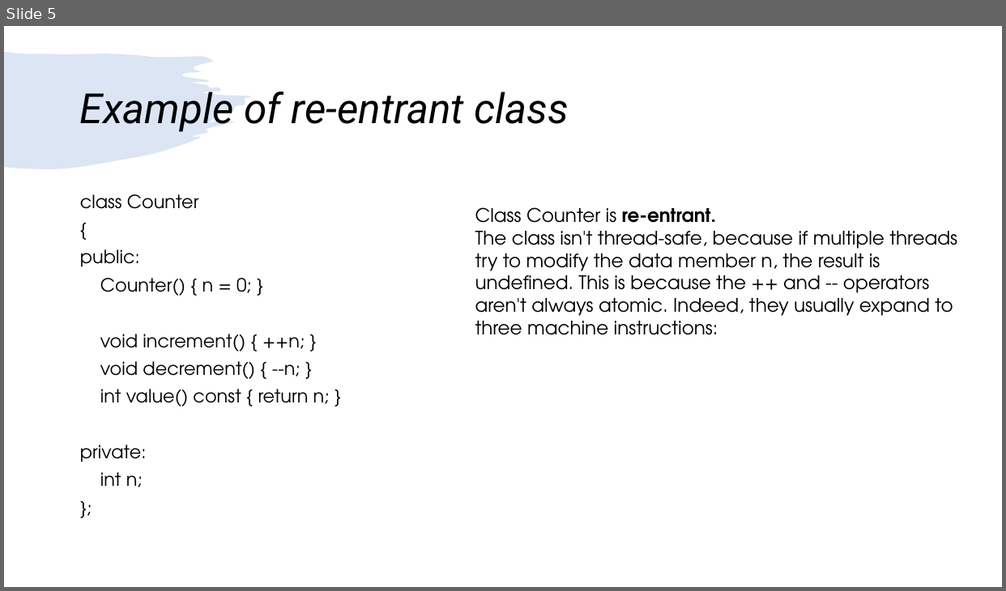
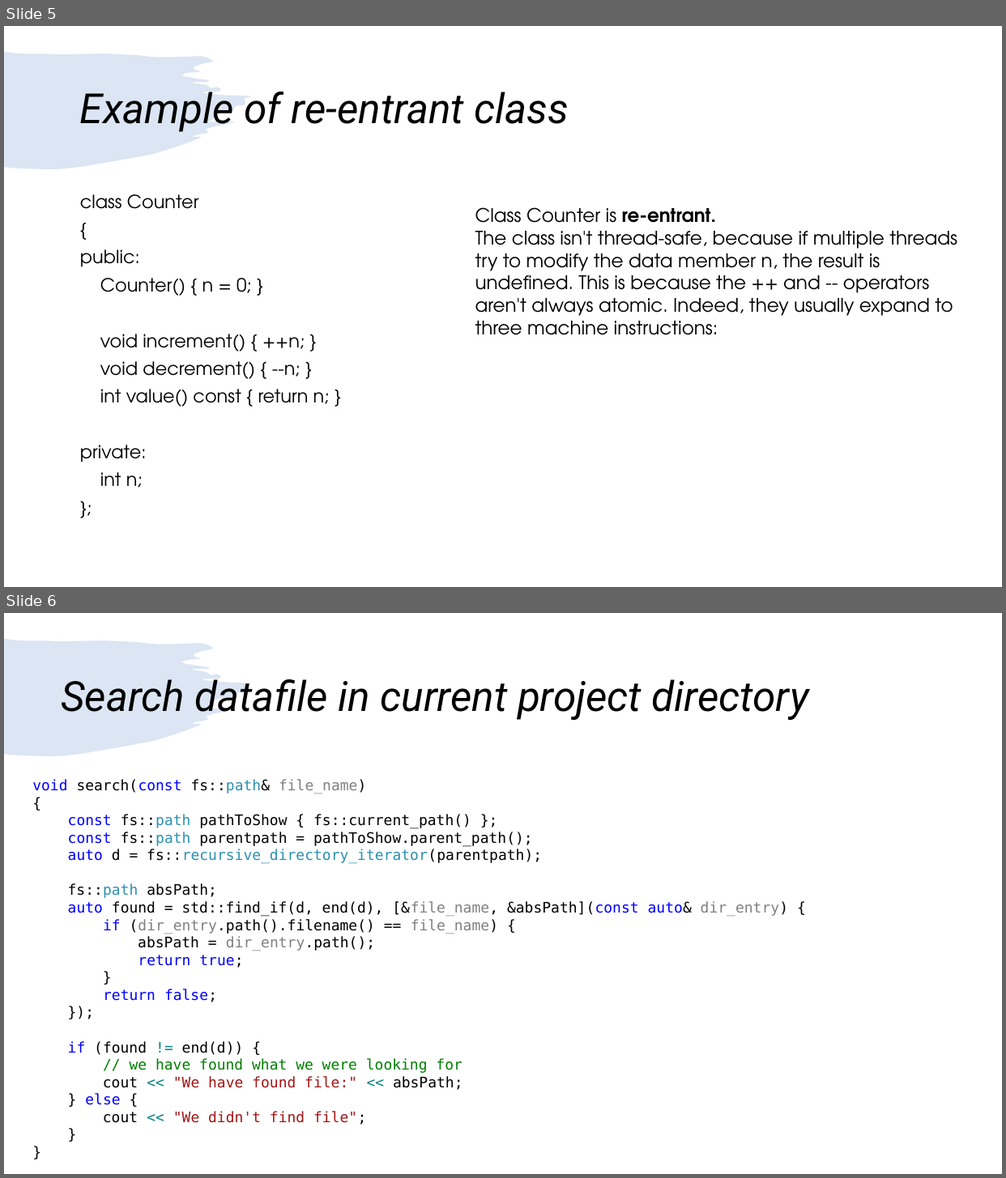
Before and after one commit to girishlande/CPlusPlus, a slide deck: learnings.pptx. Shown one above the other, each under a label of ours: slide 5 before the commit, slides 5 and 6 after it. The pictures are 1006x591 and 1006x1178 pixels, drawn with LibreOffice and Linux fonts; fonts in the diff are those of the drawing. Boxes give left, top, right and bottom in pixels: in the first picture for what was removed or moved away, otherwise in the second. Text is boxed around its words. In the diff, an @@ line names an element or a change of style, - is before the commit and + after.

```diff
--- a/learnings.pptx
+++ b/learnings.pptx
@@ slide 6 added at <box>4,613,1002,1174</box>, background #FFFFFF; not listed: 1 template element that a slide beside it also shows @@
@@ title added at <box>61,679,809,720</box>, 40 pt, text #000000, italic @@
+Search datafile in current project directory
@@ text added at <box>32,779,788,1125</box>, 14 pt, text #000000 @@
+void search(const fs::path& file_name)
+{
+const fs::path pathToShow { fs::current_path() };
+const fs::path parentpath = pathToShow.parent_path();
+auto d = fs::recursive_directory_iterator(parentpath);
+fs::path absPath;
+auto found = std::find_if(d, end(d), [&file_name, &absPath](const auto& dir_entry) {
+if (dir_entry.path().filename() == file_name) {
+absPath = dir_entry.path();
+return true;
+}
+return false;
+});
+if (found != end(d)) {
+// we have found what we were looking for
+cout << "We have found file:" << absPath;
+} else {
+cout << "We didn't find file";
+}
+}
```
Also in this commit, not shown: 1 slide changed, 10 other slides added, 12 other files.
